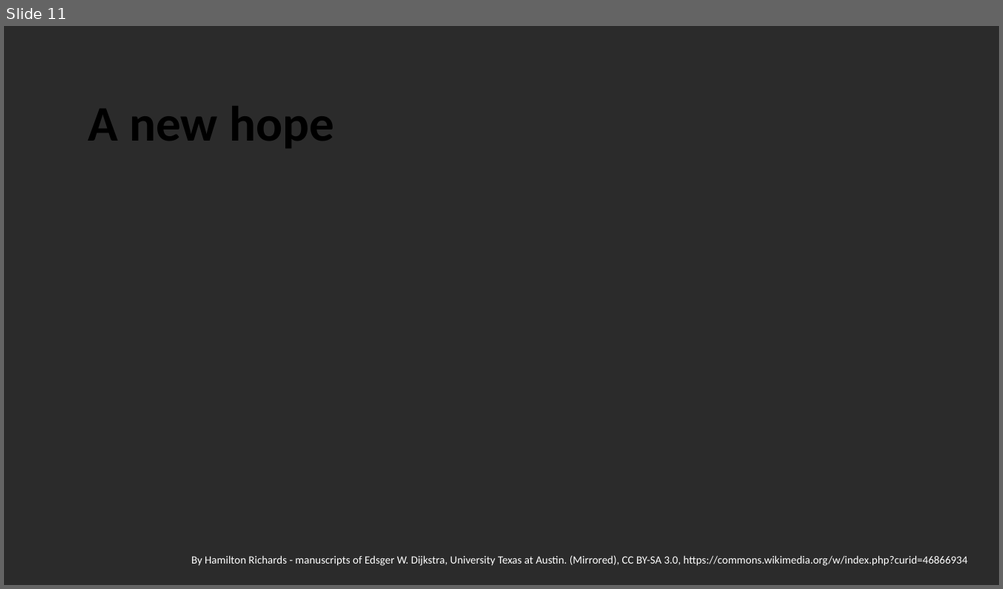
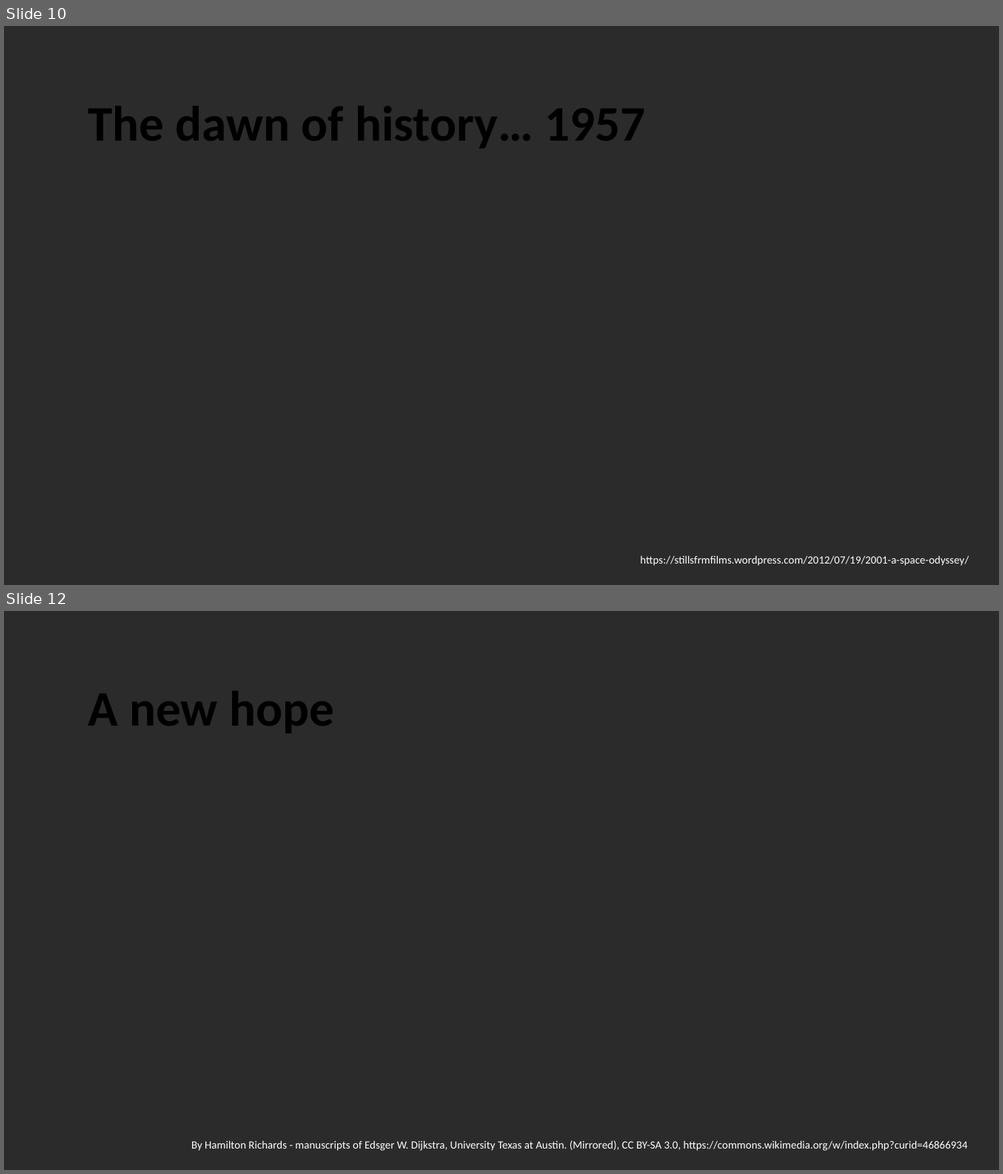
Before and after one commit to itowlson/zygo, a slide deck: How I learned to stop worrying and love the zygohistomorphic prepromorphism.pptx. Shown one above the other, each under a label of ours: slide 11 before the commit, slides 10 and 12 after it; the slides between them are not shown. The pictures are 1003x589 and 1003x1174 pixels, drawn with LibreOffice and Linux fonts; fonts in the diff are those of the drawing; background and template pictures are left out; a plain dark background stands for a picture behind light text. Boxes give left, top, right and bottom in pixels: in the first picture for what was removed or moved away, otherwise in the second. Text is boxed around its words. In the diff, an @@ line names an element or a change of style, - is before the commit and + after.

Commit message:
Changed dawn of history

```diff
--- a/How I learned to stop worrying and love the zygohistomorphic prepromorphism.pptx
+++ b/How I learned to stop worrying and love the zygohistomorphic prepromorphism.pptx
@@ slide 10 added at [4,26,999,585], background picture (left out) @@
@@ text added at [88,106,645,148], 36 pt, text #000000, bold @@
+The dawn of history… 1957
@@ text added at [640,556,968,566], 8 pt, text #FFFFFF @@
+https://stillsfrmfilms.wordpress.com/2012/07/19/2001-a-space-odyssey/
@@ what was slide 11 is now slide 12 @@
```
Also in this commit, not shown: 1 slide changed.
